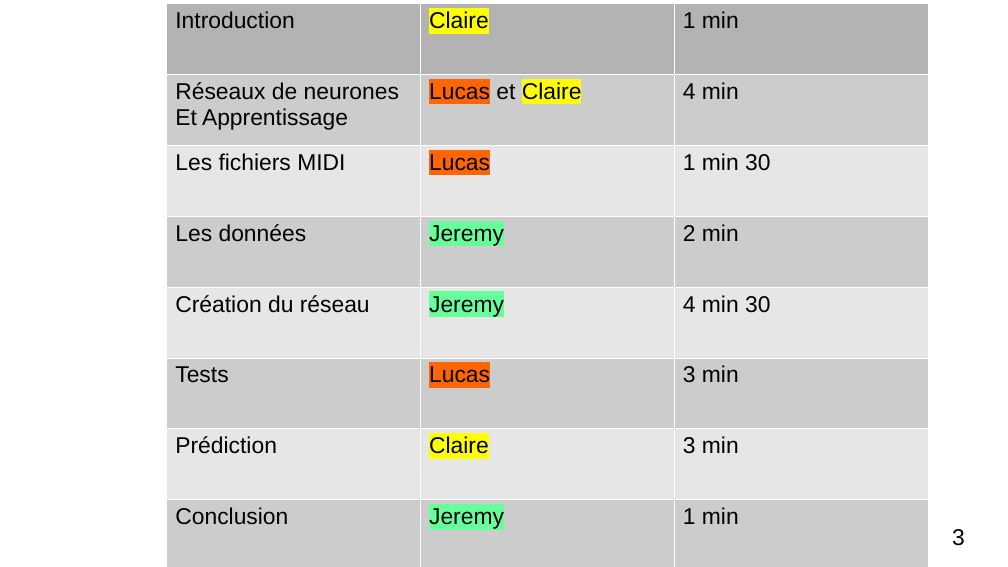
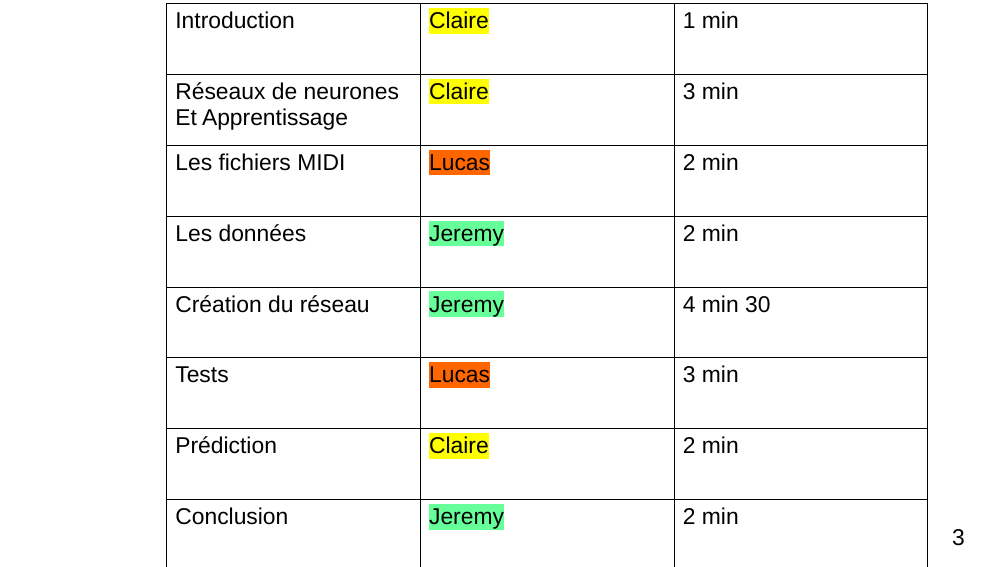
Before and after one commit to XgLsuLzRMy/Composition-Musicale-par-Reseau-de-Neurones, a slide deck: slide 3 of projet.odp. Drawn at 1008x567 pixels with LibreOffice and Linux fonts; fonts in the diff are those of the drawing. Boxes give left, top, right and bottom in pixels: in the first picture for what was removed or moved away, otherwise in the second. Text is boxed around its words. In the diff, an @@ line names an element or a change of style, - is before the commit and + after.

```diff
--- a/projet.odp
+++ b/projet.odp
@@ table at <box>166,4,929,567</box> @@
-row 2, column 2: Lucas et Claire
+row 2, column 2: Claire
-row 2, column 3: 4 min
+row 2, column 3: 3 min
-row 3, column 3: 1 min 30
+row 3, column 3: 2 min
-row 7, column 3: 3 min
+row 7, column 3: 2 min
-row 8, column 3: 1 min
+row 8, column 3: 2 min
@@ fill #B3B3B3 to none in row 1 @@
@@ fill #CCCCCC to none in 12 cells @@
@@ fill #E6E6E6 to none in 9 cells @@
@@ borders changed @@
```
Also in this commit, not shown: 8 other slides changed, 1 slide added, 2 slides removed.
